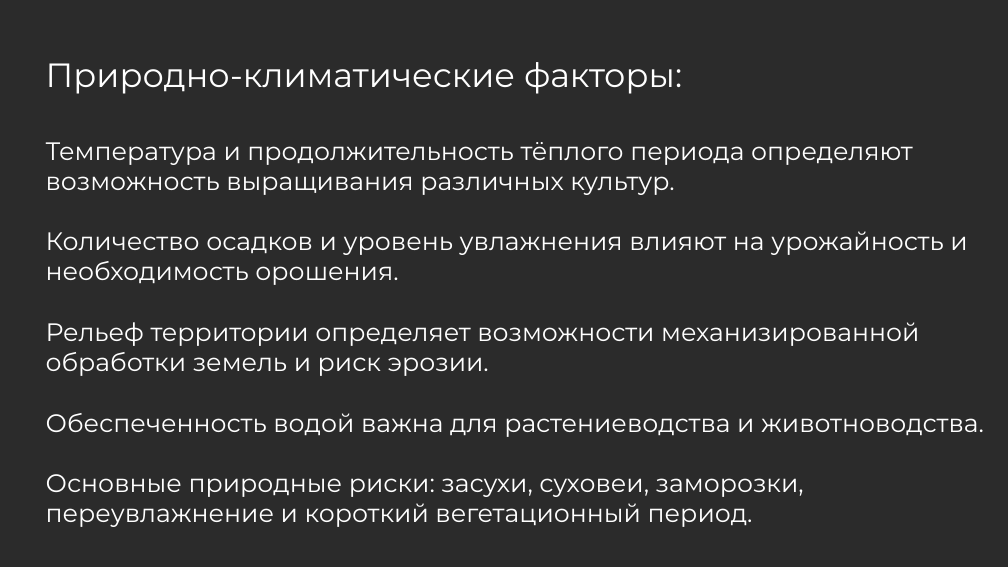
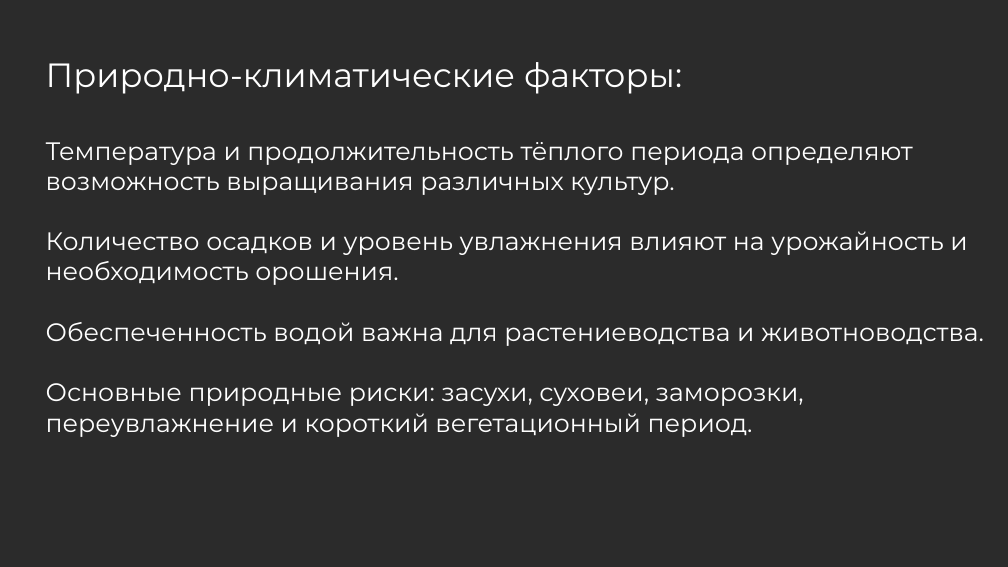
Before and after one commit to NikitaVozduhan50kg/Gorod_voinskoi_slavi, a slide deck: slide 4 of Природные богатсва России - земля.pptx. Drawn at 1008x567 pixels with LibreOffice and Linux fonts; fonts in the diff are those of the drawing; background and template pictures are left out; a plain dark background stands for a picture behind light text. Boxes give left, top, right and bottom in pixels: in the first picture for what was removed or moved away, otherwise in the second. Text is boxed around its words. In the diff, an @@ line names an element or a change of style, - is before the commit and + after.

```diff
--- a/Природные богатсва России - земля.pptx
+++ b/Природные богатсва России - земля.pptx
@@ text at (46, 322, 919, 376): paragraph removed @@
-Рельеф территории определяет возможности механизированной обработки земель и риск эрозии.
```
Also in this commit, not shown: 1 other file.
